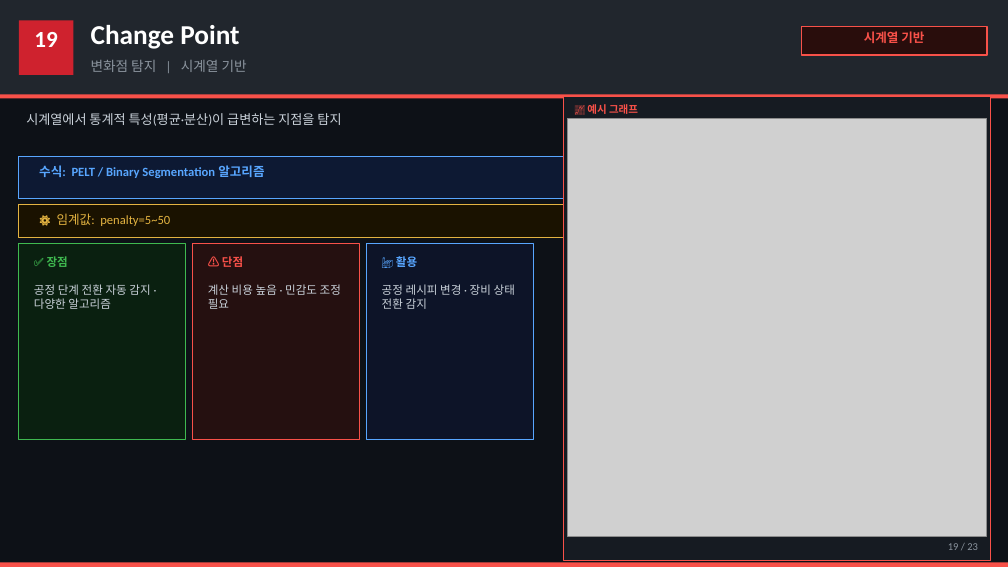
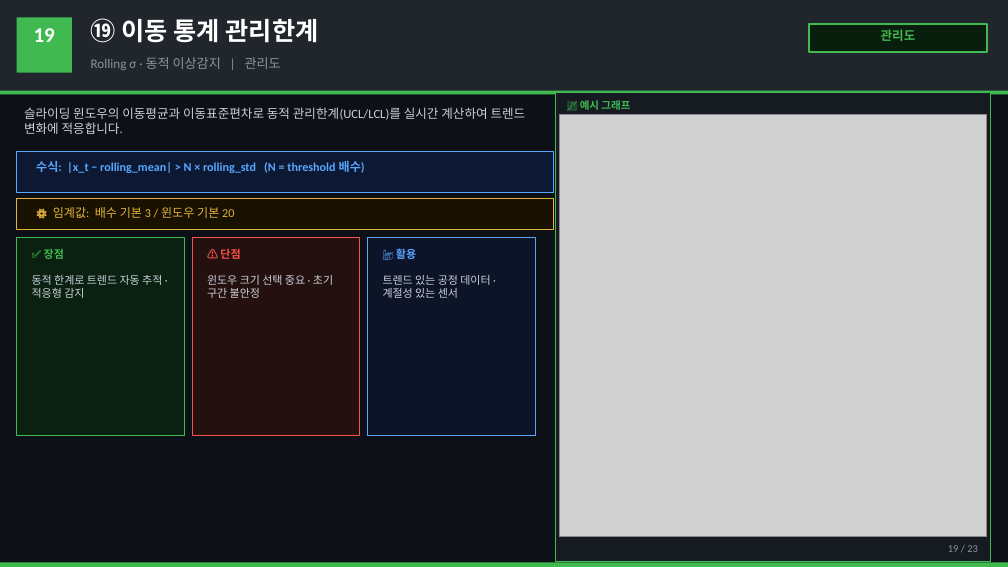
Before and after one commit to pollya32/python101, a slide deck: slide 20 of [예제 015] FDC 이상감지 시스템/FDC_이상감지_23종_상세설명.pptx. Drawn at 1008x567 pixels with LibreOffice and Linux fonts; fonts in the diff are those of the drawing; grey boxes stand for pictures. Boxes give left, top, right and bottom in pixels: in the first picture for what was removed or moved away, otherwise in the second. Text is boxed around its words. In the diff, an @@ line names an element or a change of style, - is before the commit and + after.

```diff
--- a/[예제 015] FDC 이상감지 시스템/FDC_이상감지_23종_상세설명.pptx
+++ b/[예제 015] FDC 이상감지 시스템/FDC_이상감지_23종_상세설명.pptx
@@ text "19" at (34, 28, 55, 42): size 22 to 20 pt @@
@@ rectangle at (17, 17, 72, 73): fill #CF222E to #3FB950 @@
@@ text at (91, 18, 319, 43): text changed; size 26 to 24 pt @@
-Change Point
+⑲ 이동 통계 관리한계
@@ rectangle: place and size @@
-rectangle at (802, 26, 987, 55)
+rectangle at (809, 24, 987, 52)
@@ rectangle at (809, 24, 987, 52): fill #290D0C to #0A1E0D; outline #F85149 1.5 pt to #3FB950 1.5 pt @@
@@ text at (881, 29, 916, 41): text changed; text colour #F85149 to #3FB950 @@
-시계열 기반
+관리도
@@ text at (91, 57, 281, 70): text changed; size 13 to 12.5 pt @@
-변화점 탐지 | 시계열 기반
+Rolling σ · 동적 이상감지 | 관리도
@@ 4 rectangles: place and size @@
-4 rectangles at (0, 95, 1008, 440)
+4 rectangles at (0, 91, 1008, 436)
@@ rectangle at (0, 91, 1008, 95): fill #F85149 to #3FB950 @@
@@ text at (24, 107, 526, 134): text changed; size 12.5 to 12 pt @@
-시계열에서 통계적 특성(평균·분산)이 급변하는 지점을 탐지
+슬라이딩 윈도우의 이동평균과 이동표준편차로 동적 관리한계(UCL/LCL)를 실시간 계산하여 트렌드 변화에 적응합니다.
@@ rectangle: place and size @@
-rectangle at (563, 96, 991, 561)
+rectangle at (556, 92, 991, 562)
@@ rectangle at (556, 92, 991, 562): outline #F85149 1 pt to #3FB950 1 pt @@
@@ text "📈 예시 그래프": place and size @@
-text "📈 예시 그래프" at (587, 104, 638, 114)
+text "📈 예시 그래프" at (580, 100, 630, 110)
@@ text "📈 예시 그래프" at (580, 100, 630, 110): text colour #F85149 to #3FB950 @@
@@ picture: place and size @@
-picture at (567, 119, 987, 536)
+picture at (560, 114, 987, 537)
@@ rectangle: place and size @@
-rectangle at (19, 157, 563, 198)
+rectangle at (17, 151, 554, 193)
@@ text at (36, 161, 365, 173): text changed; size 12 to 11.5 pt @@
-수식: PELT / Binary Segmentation 알고리즘
+수식: |x_t − rolling_mean| > N × rolling_std (N = threshold 배수)
@@ rectangle: place and size @@
-rectangle at (19, 204, 563, 237)
+rectangle at (17, 198, 554, 230)
@@ text at (53, 207, 234, 218): text changed; size 12 to 11.5 pt @@
-⚙ 임계값: penalty=5~50
+⚙ 임계값: 배수 기본 3 / 윈도우 기본 20
@@ 3 texts: place and size @@
-3 texts at (47, 256, 417, 267)
+3 texts at (44, 246, 416, 261)
@@ size 11 to 10.5 pt in 3 elements at (220, 248, 240, 259), (44, 249, 64, 259), (396, 246, 416, 261) @@
@@ text at (32, 275, 162, 298): text changed; size 11 to 10.5 pt @@
-공정 단계 전환 자동 감지 · 다양한 알고리즘
+동적 한계로 트렌드 자동 추적 · 적응형 감지
@@ text at (207, 275, 333, 298): text changed; size 11 to 10.5 pt @@
-계산 비용 높음 · 민감도 조정 필요
+윈도우 크기 선택 중요 · 초기 구간 불안정
@@ text at (383, 275, 490, 298): text changed; size 11 to 10.5 pt @@
-공정 레시피 변경 · 장비 상태 전환 감지
+트렌드 있는 공정 데이터 · 계절성 있는 센서
@@ rectangle at (0, 563, 1008, 567): fill #F85149 to #3FB950 @@
```
Also in this commit, not shown: 11 other slides changed, 13 slides added, 13 slides removed.
